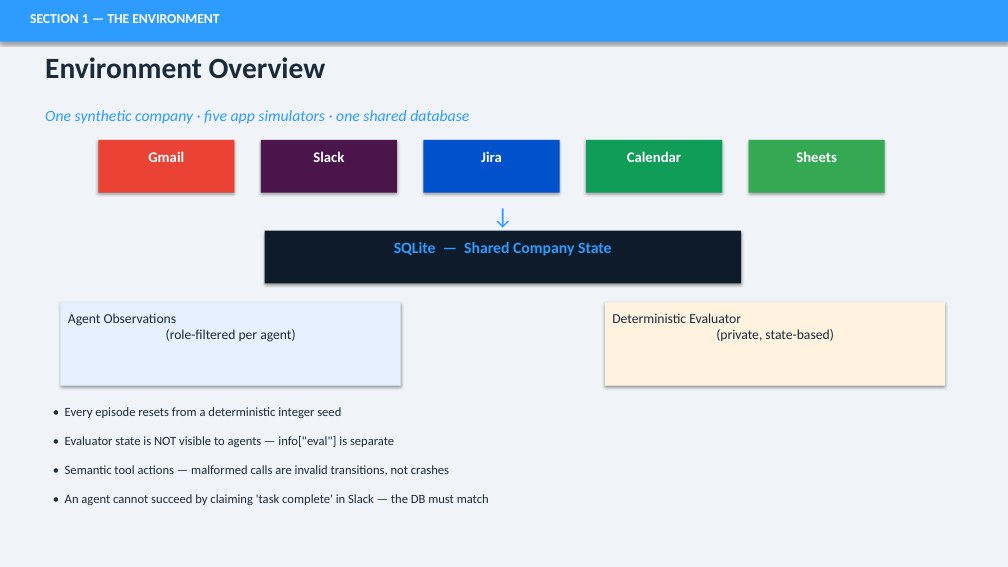
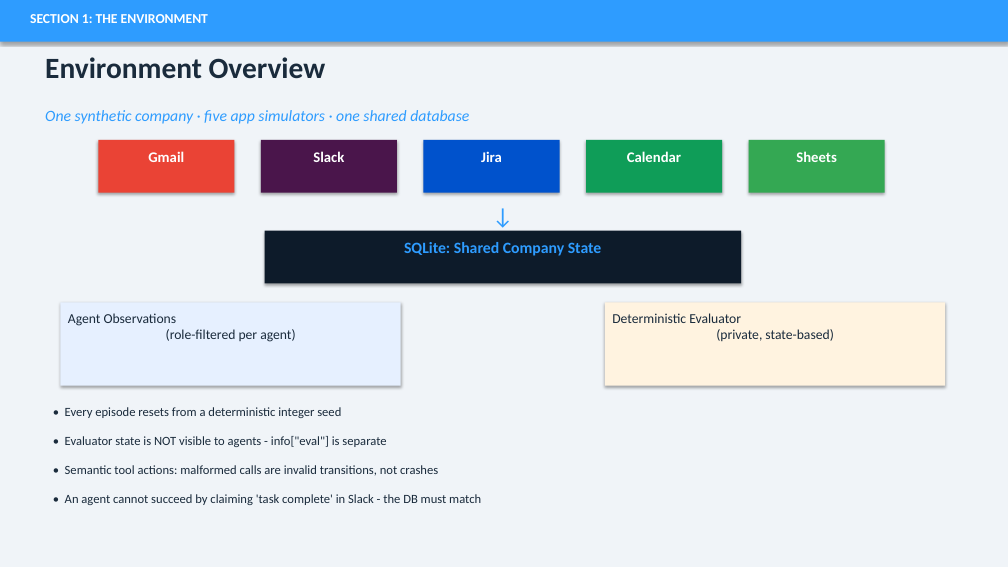
Before and after one commit to Gourang5/enterprise-marl-benchmark, a slide deck: slide 3 of deliverables/enterprise_marl_benchmark.pptx. Drawn at 1008x567 pixels with LibreOffice and Linux fonts; fonts in the diff are those of the drawing. Boxes give left, top, right and bottom in pixels: in the first picture for what was removed or moved away, otherwise in the second. Text is boxed around its words. In the diff, an @@ line names an element or a change of style, - is before the commit and + after.

```diff
--- a/deliverables/enterprise_marl_benchmark.pptx
+++ b/deliverables/enterprise_marl_benchmark.pptx
@@ text at (30, 14, 208, 23): text changed @@
-SECTION 1 — THE ENVIRONMENT
+SECTION 1: THE ENVIRONMENT
@@ text at (404, 242, 602, 256): text changed @@
-SQLite — Shared Company State
+SQLite: Shared Company State
@@ text at (65, 436, 386, 447): text changed @@
-• Evaluator state is NOT visible to agents — info["eval"] is separate
+• Evaluator state is NOT visible to agents - info["eval"] is separate
@@ text at (65, 465, 438, 475): text changed @@
-• Semantic tool actions — malformed calls are invalid transitions, not crashes
+• Semantic tool actions: malformed calls are invalid transitions, not crashes
@@ text at (65, 494, 481, 505): text changed @@
-• An agent cannot succeed by claiming 'task complete' in Slack — the DB must match
+• An agent cannot succeed by claiming 'task complete' in Slack - the DB must match
```
Also in this commit, not shown: 18 other slides changed, 1 other file.
